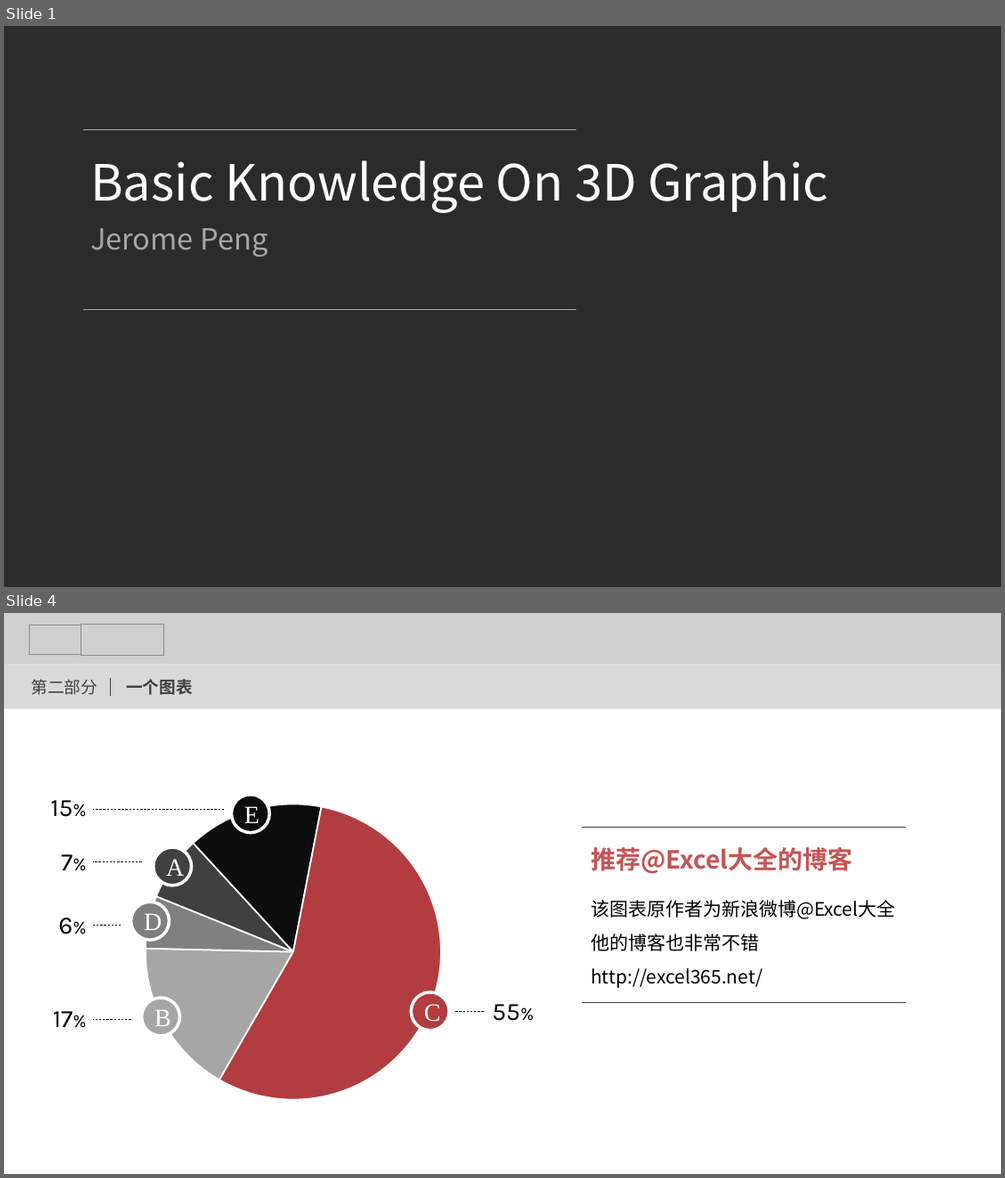
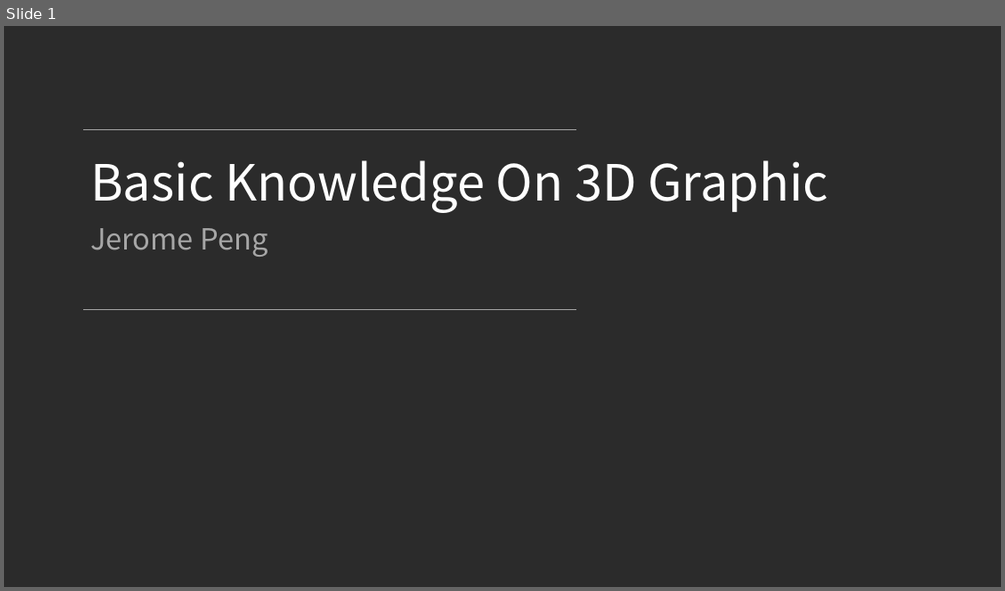
Before and after one commit to jeromepeng/tetris, a slide deck: Doc/3D Graphic.pptx. Shown one above the other, each under a label of ours: slides 1 and 4 before the commit, slide 1 after it; the slides between them are not shown. The pictures are 1005x1178 and 1005x591 pixels, drawn with LibreOffice and Linux fonts; fonts in the diff are those of the drawing; grey boxes stand for pictures; background and template pictures are left out; a plain dark background stands for a picture behind light text. Boxes give left, top, right and bottom in pixels: in the first picture for what was removed or moved away, otherwise in the second. Text is boxed around its words. In the diff, an @@ line names an element or a change of style, - is before the commit and + after.

```diff
--- a/Doc/3D Graphic.pptx
+++ b/Doc/3D Graphic.pptx
@@ slide 4 removed at [4,613,1001,1174], background picture (left out) @@
@@ picture removed at [4,613,1001,664] @@
@@ picture removed at [29,625,86,654] @@
@@ picture removed at [81,625,164,656] @@
@@ rectangle removed at [4,664,1001,709] @@
@@ text removed at [32,679,97,695] @@
-第二部分
@@ line removed from (110, 678) to (110, 696) @@
@@ text removed at [126,679,192,695] @@
-一个图表
@@ line removed from (582, 827) to (906, 827) @@
@@ text removed at [591,847,895,988] @@
-推荐@Excel大全的博客
-该图表原作者为新浪微博@Excel大全
-他的博客也非常不错
-http://excel365.net/
@@ group removed at [50,760,520,1152]: 5 ellipses, 5 texts, 5 lines, 1 pie chart @@
-categories: 1, 2, 3, 4, 5
-Series 1: 17, 6, 7, 15, 55
-C
-B
-E
-A
-D
-17%
-55%
-15%
-6%
-7%
@@ line removed from (582, 1003) to (906, 1003) @@
```
Also in this commit, not shown: 1 slide changed, 9 slides added, 5 other slides removed, 9 other files.
